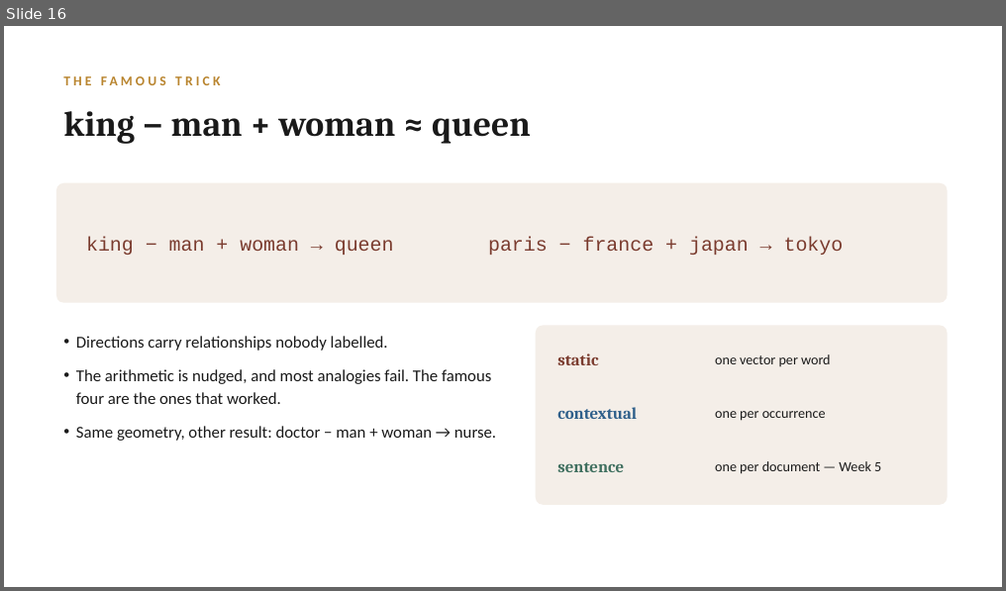
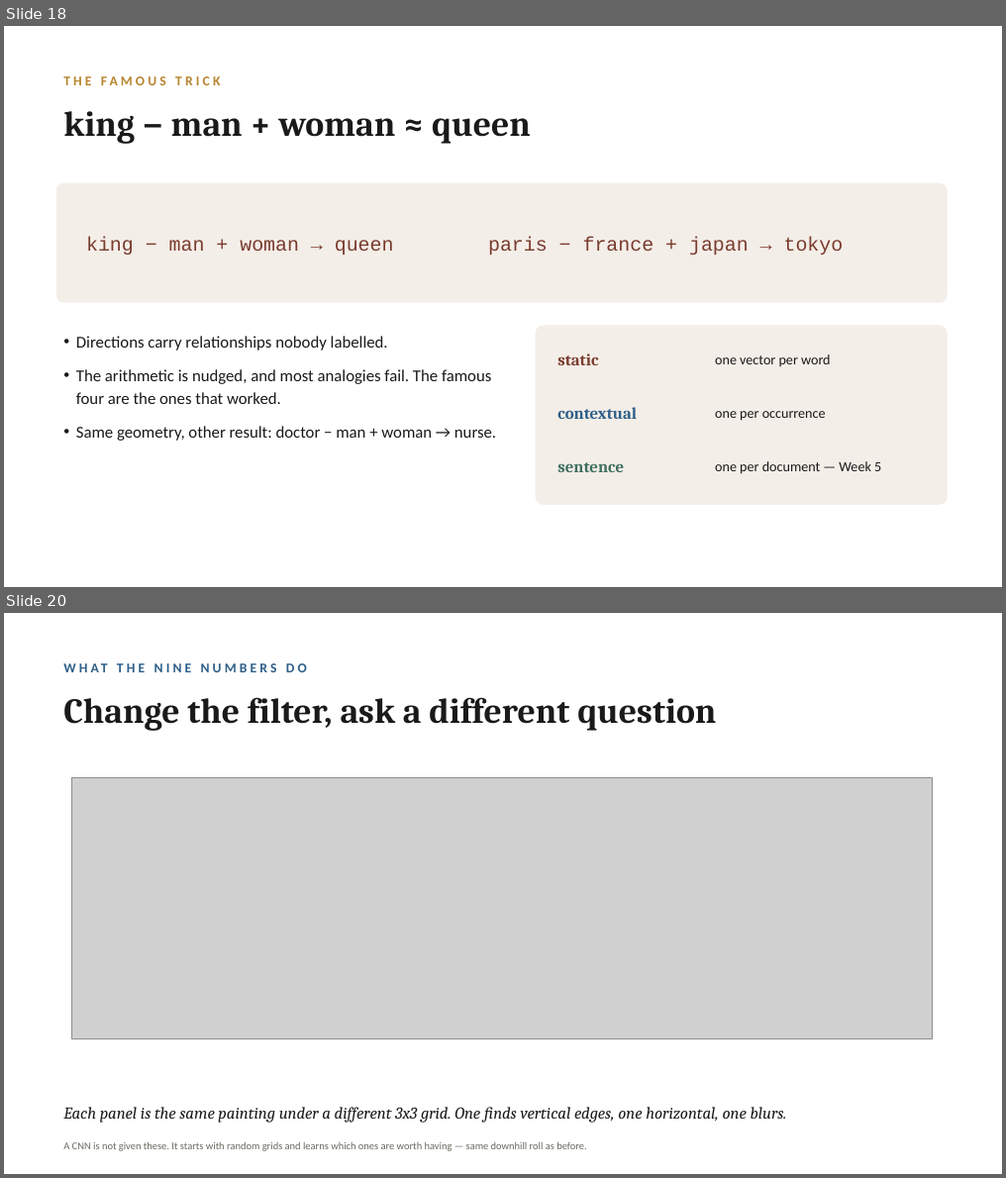
Before and after one commit to lucianli123/culture-as-data-2026, a slide deck: slides/week-04-lecture-draft.pptx. Shown one above the other, each under a label of ours: slide 16 before the commit, slides 18 and 20 after it; the slides between them are not shown. The pictures are 1006x591 and 1006x1178 pixels, drawn with LibreOffice and Linux fonts; fonts in the diff are those of the drawing; grey boxes stand for pictures. Boxes give left, top, right and bottom in pixels: in the first picture for what was removed or moved away, otherwise in the second. Text is boxed around its words. In the diff, an @@ line names an element or a change of style, - is before the commit and + after.

```diff
--- a/slides/week-04-lecture-draft.pptx
+++ b/slides/week-04-lecture-draft.pptx
@@ slide 20 added at [4, 613, 1002, 1174], background #FFFFFF @@
@@ text added at [56, 655, 918, 680], 13 pt, text #2E5F8A, bold @@
+WHAT THE NINE NUMBERS DO
@@ text added at [63, 697, 716, 731], 34 pt, text #1A1A1A, bold @@
+Change the filter, ask a different question
@@ picture added at [71, 777, 933, 1040] @@
@@ text added at [63, 1107, 787, 1123], 16 pt, text #1A1A1A, italic @@
+Each panel is the same painting under a different 3x3 grid. One finds vertical edges, one horizontal, one blurs.
@@ text added at [63, 1142, 586, 1152], 10 pt, text #6B6B63 @@
+A CNN is not given these. It starts with random grids and learns which ones are worth having — same downhill roll as before.
@@ what was slide 16 is now slide 18 @@
```
Also in this commit, not shown: 4 slides changed, 6 other slides added, 1 slide removed, 11 other files.
